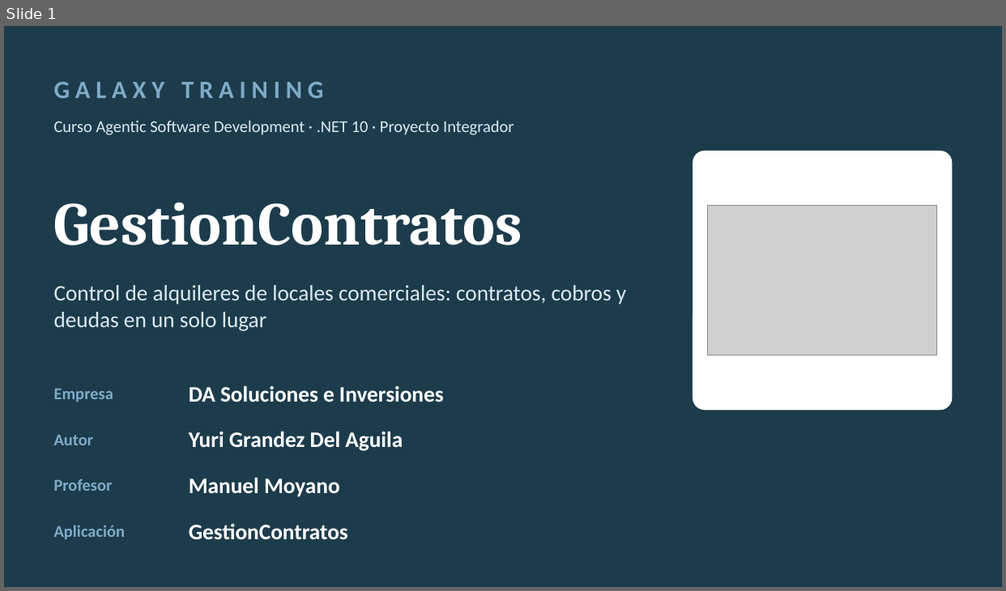
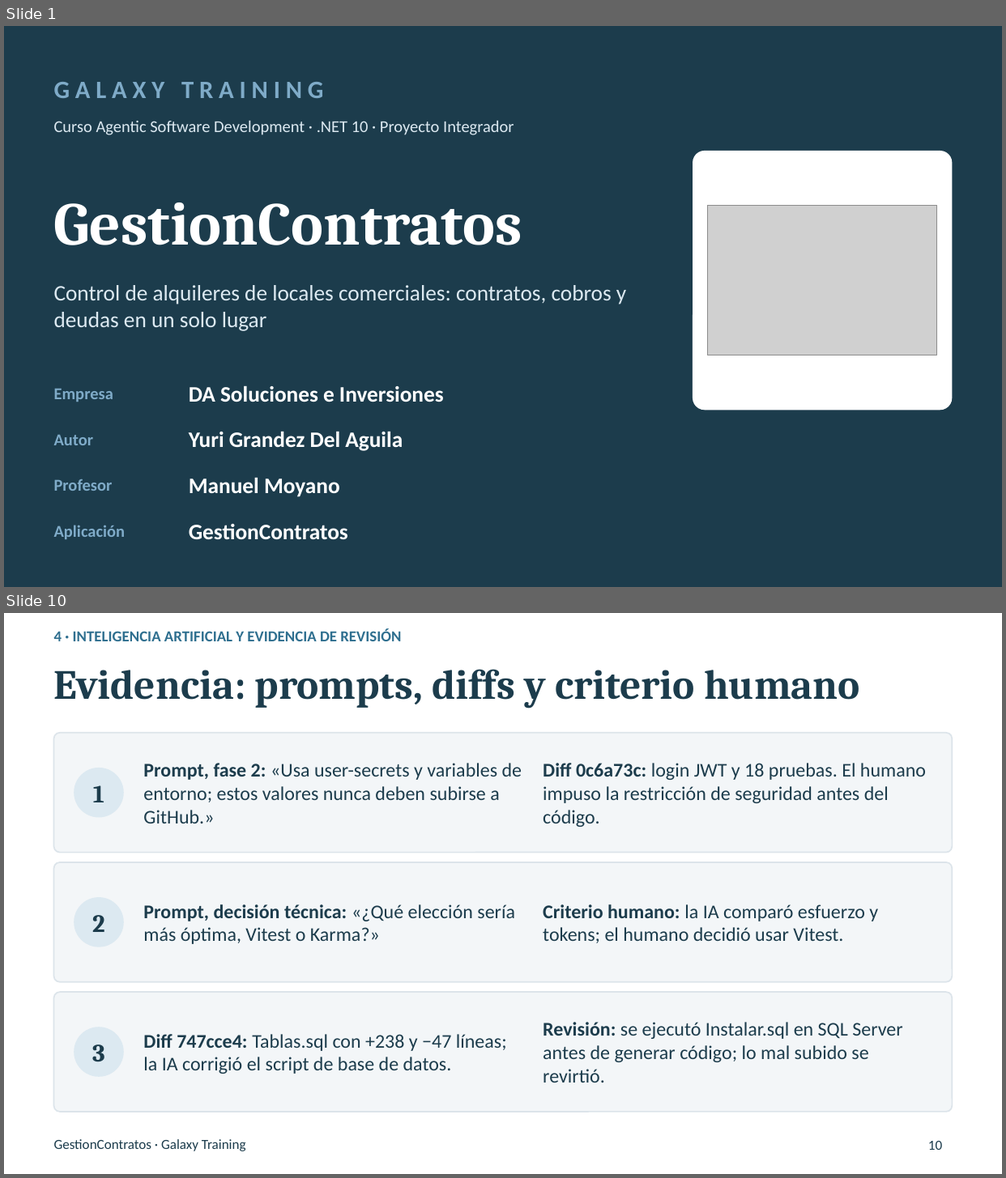
Before and after one commit to yurigrandez/ProyectoIntegrador, a slide deck: Presentacion/Presentacion_Final_GestionContratos.pptx. Shown one above the other, each under a label of ours: slide 1 before the commit, slides 1 and 10 after it; the slides between them are not shown. The pictures are 1006x591 and 1006x1178 pixels, drawn with LibreOffice and Linux fonts; fonts in the diff are those of the drawing; grey boxes stand for pictures; background and template pictures are left out. Boxes give left, top, right and bottom in pixels: in the first picture for what was removed or moved away, otherwise in the second. Text is boxed around its words. In the diff, an @@ line names an element or a change of style, - is before the commit and + after.

```diff
--- a/Presentacion/Presentacion_Final_GestionContratos.pptx
+++ b/Presentacion/Presentacion_Final_GestionContratos.pptx
@@ slide 10 added at bbox=[4, 613, 1002, 1174], background #FFFFFF @@
@@ text added at bbox=[54, 628, 401, 641], 11 pt, text #2F6F8F, bold @@
+4 · INTELIGENCIA ARTIFICIAL Y EVIDENCIA DE REVISIÓN
@@ title added at bbox=[54, 669, 860, 709], 30 pt, text #1C3C4C, bold @@
+Evidencia: prompts, diffs y criterio humano
@@ rounded rectangle added at bbox=[54, 733, 952, 853], fill #F3F6F8, outline #DCE4EA 1 pt @@
@@ ellipse added at bbox=[74, 768, 124, 818], fill #DCE9F1 @@
@@ text added at bbox=[143, 763, 522, 824], 14 pt, text #1C3C4C @@
+Prompt, fase 2: «Usa user-secrets y variables de entorno; estos valores nunca deben subirse a GitHub.»
@@ text added at bbox=[543, 763, 926, 827], 14 pt, text #1C3C4C @@
+Diff 0c6a73c: login JWT y 18 pruebas. El humano impuso la restricción de seguridad antes del código.
@@ text added at bbox=[93, 786, 104, 803], 18 pt, text #1C3C4C, bold @@
+1
@@ rounded rectangle added at bbox=[54, 862, 952, 982], fill #F3F6F8, outline #DCE4EA 1 pt @@
@@ ellipse added at bbox=[74, 897, 124, 948], fill #DCE9F1 @@
@@ text added at bbox=[92, 915, 105, 932], 18 pt, text #1C3C4C, bold @@
+2
@@ text added at bbox=[143, 905, 515, 944], 14 pt, text #1C3C4C @@
+Prompt, decisión técnica: «¿Qué elección sería más óptima, Vitest o Karma?»
@@ text added at bbox=[543, 905, 878, 943], 14 pt, text #1C3C4C @@
+Criterio humano: la IA comparó esfuerzo y tokens; el humano decidió usar Vitest.
@@ rounded rectangle added at bbox=[54, 992, 952, 1112], fill #F3F6F8, outline #DCE4EA 1 pt @@
@@ text added at bbox=[543, 1022, 902, 1083], 14 pt, text #1C3C4C @@
+Revisión: se ejecutó Instalar.sql en SQL Server antes de generar código; lo mal subido se revirtió.
@@ ellipse added at bbox=[74, 1027, 124, 1077], fill #DCE9F1 @@
@@ text added at bbox=[92, 1045, 105, 1063], 18 pt, text #1C3C4C, bold @@
+3
@@ text added at bbox=[143, 1034, 507, 1074], 14 pt, text #1C3C4C @@
+Diff 747cce4: Tablas.sql con +238 y −47 líneas; la IA corrigió el script de base de datos.
@@ text added at bbox=[54, 1139, 246, 1152], 10 pt, text #1C3C4C @@
+GestionContratos · Galaxy Training
@@ page number added at bbox=[928, 1141, 942, 1150], 10 pt, text #1C3C4C @@
+10
```
Also in this commit, not shown: 10 slides changed, 3 other slides added, 1 slide removed.
